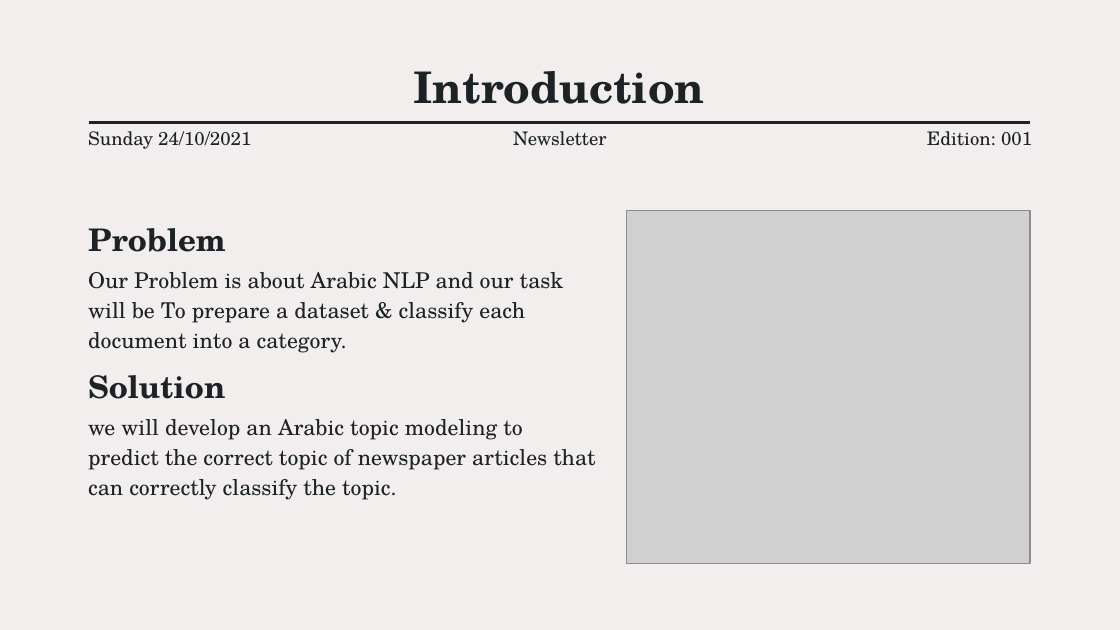
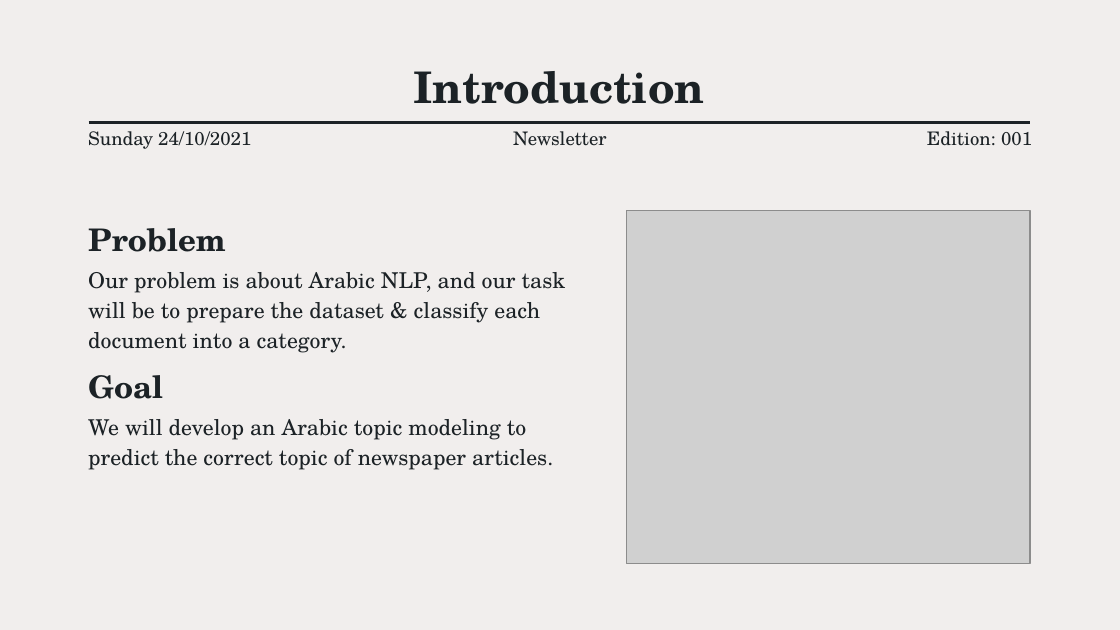
Before and after one commit to MaMuhanna/Arabic_NLP_Unsupervised_Topic_modeling, a slide deck: slide 4 of Topic_Modeling.pptx. Drawn at 1120x630 pixels with LibreOffice and Linux fonts; fonts in the diff are those of the drawing; grey boxes stand for pictures. Boxes give left, top, right and bottom in pixels: in the first picture for what was removed or moved away, otherwise in the second. Text is boxed around its words. In the diff, an @@ line names an element or a change of style, - is before the commit and + after.

```diff
--- a/Topic_Modeling.pptx
+++ b/Topic_Modeling.pptx
@@ text at [88, 272, 566, 353]: text changed @@
-Our Problem is about Arabic NLP and our task will be To prepare a dataset & classify each document into a category.
+Our problem is about Arabic NLP, and our task will be to prepare the dataset & classify each document into a category.
@@ text at [88, 375, 163, 399]: text changed @@
-Solution
+Goal
@@ text at [88, 419, 553, 470]: text changed @@
-we will develop an Arabic topic modeling to predict the correct topic of newspaper articles that can correctly classify the topic.
+We will develop an Arabic topic modeling to predict the correct topic of newspaper articles.
```
Also in this commit, not shown: 3 other slides changed, 11 other files.
